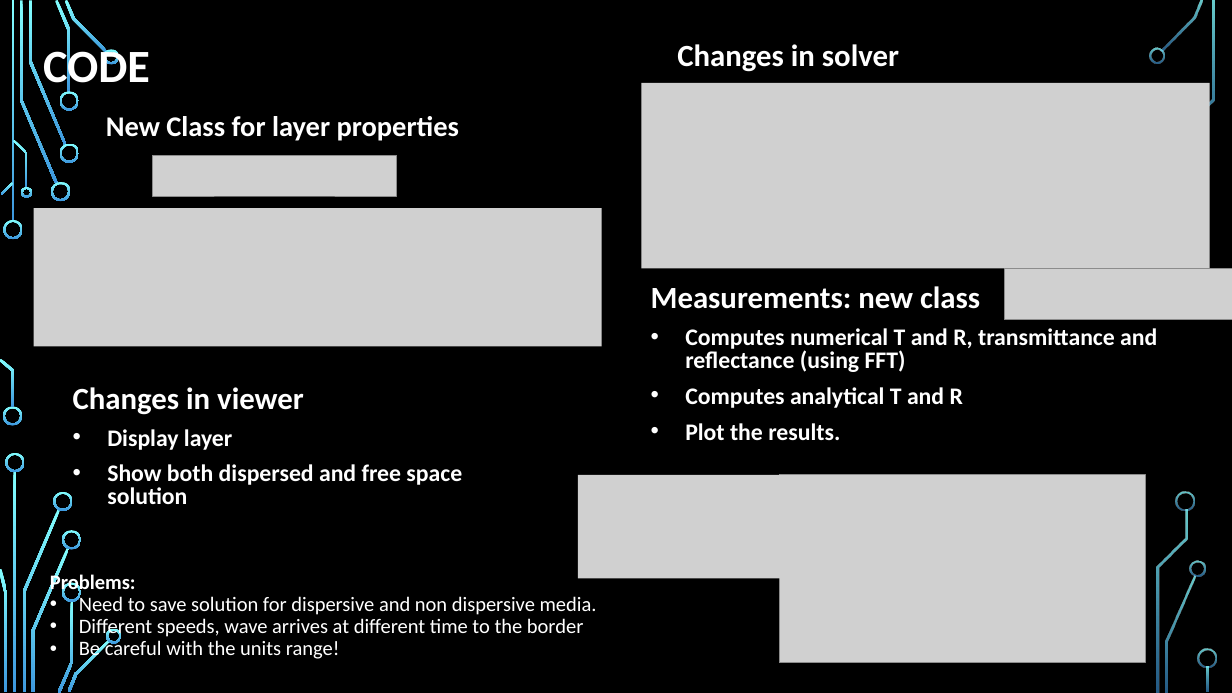
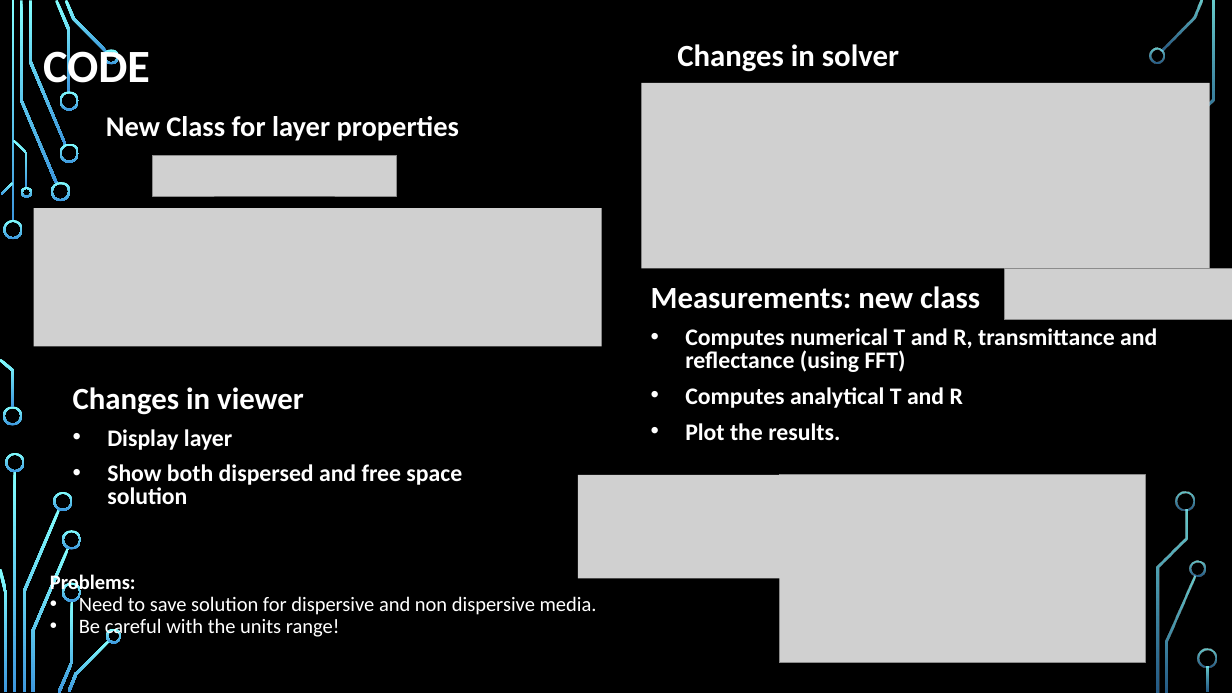
Before and after one commit to Mpedrosab/MCFNL2020, a slide deck: slide 4 of Proposal8_dispersiveFDTD/power_dispersion.pptx. Drawn at 1232x693 pixels with LibreOffice and Linux fonts; fonts in the diff are those of the drawing; grey boxes stand for pictures; background and template pictures are left out. Boxes give left, top, right and bottom in pixels: in the first picture for what was removed or moved away, otherwise in the second. Text is boxed around its words. In the diff, an @@ line names an element or a change of style, - is before the commit and + after.

```diff
--- a/Proposal8_dispersiveFDTD/power_dispersion.pptx
+++ b/Proposal8_dispersiveFDTD/power_dispersion.pptx
@@ text at [79, 618, 583, 639]: paragraph removed @@
-• Different speeds, wave arrives at different time to the border
```
Also in this commit, not shown: 3 other slides changed, 3 slides added, 1 slide removed, 5 other files.
